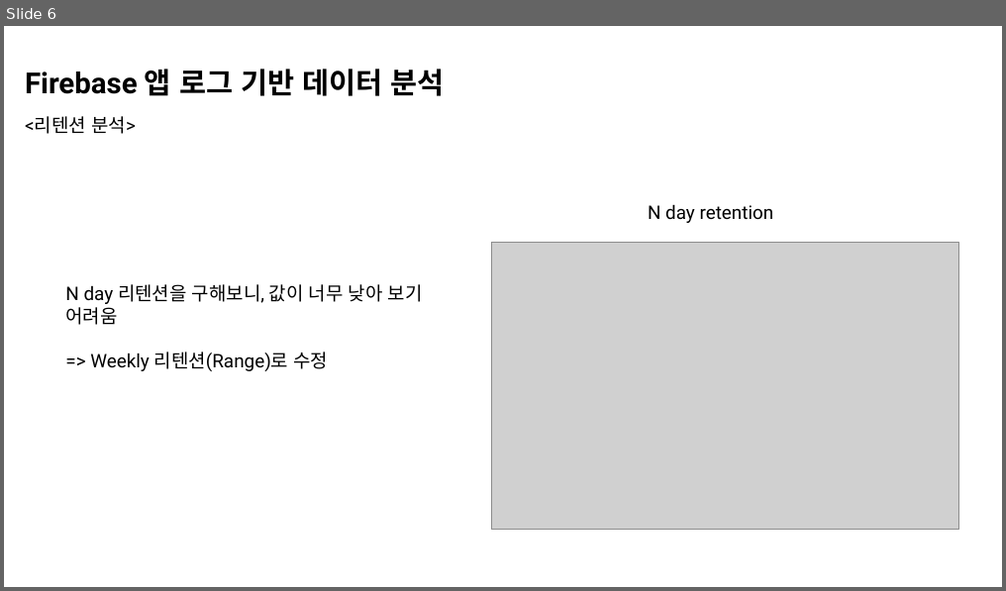
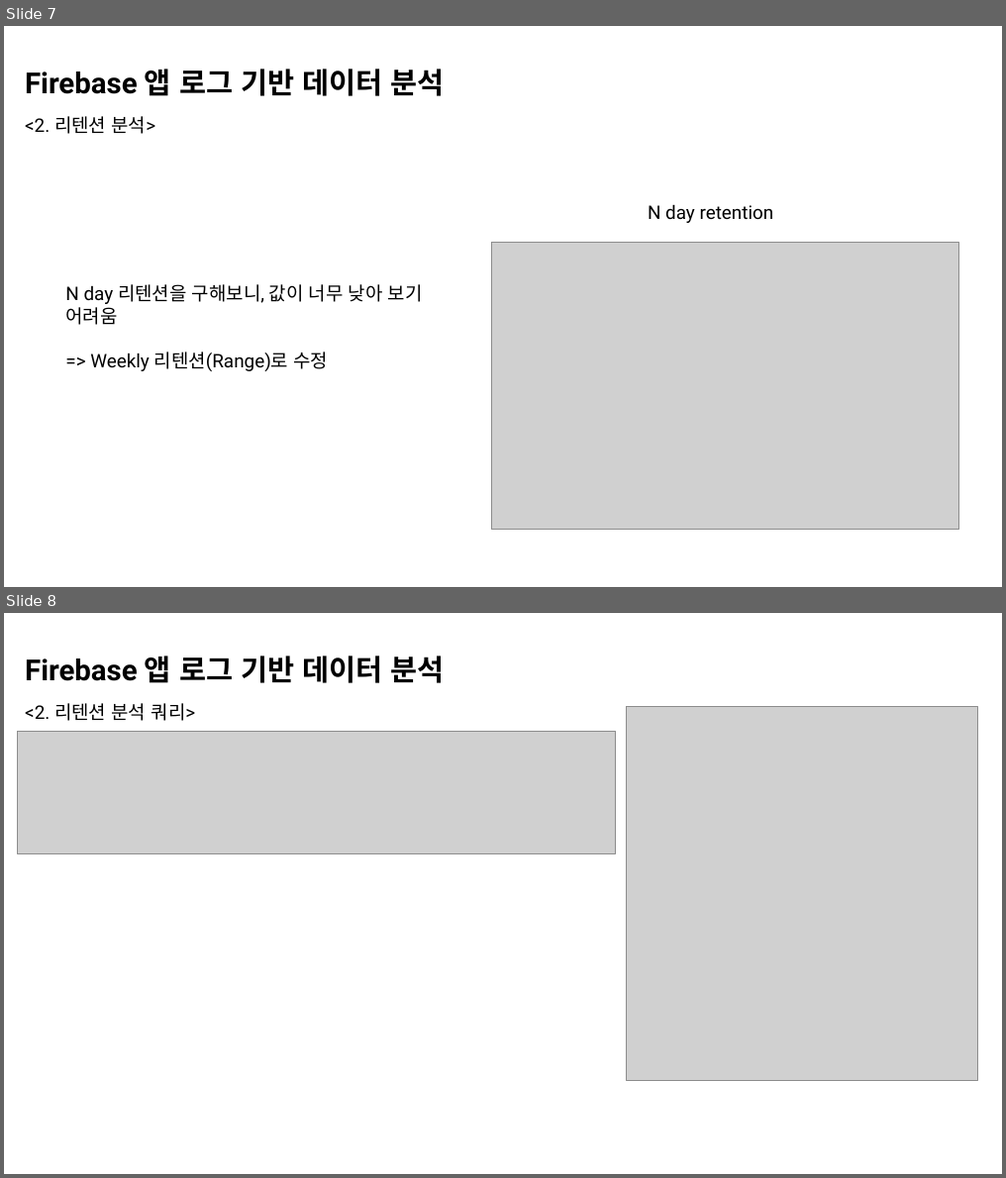
Before and after one commit to Indongspace/Personal_project, a slide deck: 앱 로그 데이터 분석.pptx. Shown one above the other, each under a label of ours: slide 6 before the commit, slides 7 and 8 after it. The pictures are 1006x591 and 1006x1178 pixels, drawn with LibreOffice and Linux fonts; fonts in the diff are those of the drawing; grey boxes stand for pictures. Boxes give left, top, right and bottom in pixels: in the first picture for what was removed or moved away, otherwise in the second. Text is boxed around its words. In the diff, an @@ line names an element or a change of style, - is before the commit and + after.

```diff
--- a/앱 로그 데이터 분석.pptx
+++ b/앱 로그 데이터 분석.pptx
@@ slide 8 added at box(4, 613, 1002, 1174), background #FFFFFF @@
@@ text added at box(25, 656, 445, 721), 28 pt, text #000000, bold @@
+Firebase 앱 로그 기반 데이터 분석
+<2. 리텐션 분석 쿼리>
@@ picture added at box(18, 731, 616, 854) @@
@@ picture added at box(627, 707, 978, 1080) @@
@@ what was slide 6 is now slide 7 @@
@@ slide 7 changed as well @@
@@ text at box(25, 116, 156, 134): text changed @@
-<리텐션 분석>
+<2. 리텐션 분석>
```
Also in this commit, not shown: 9 other slides changed, 7 other slides added, 2 other files.
